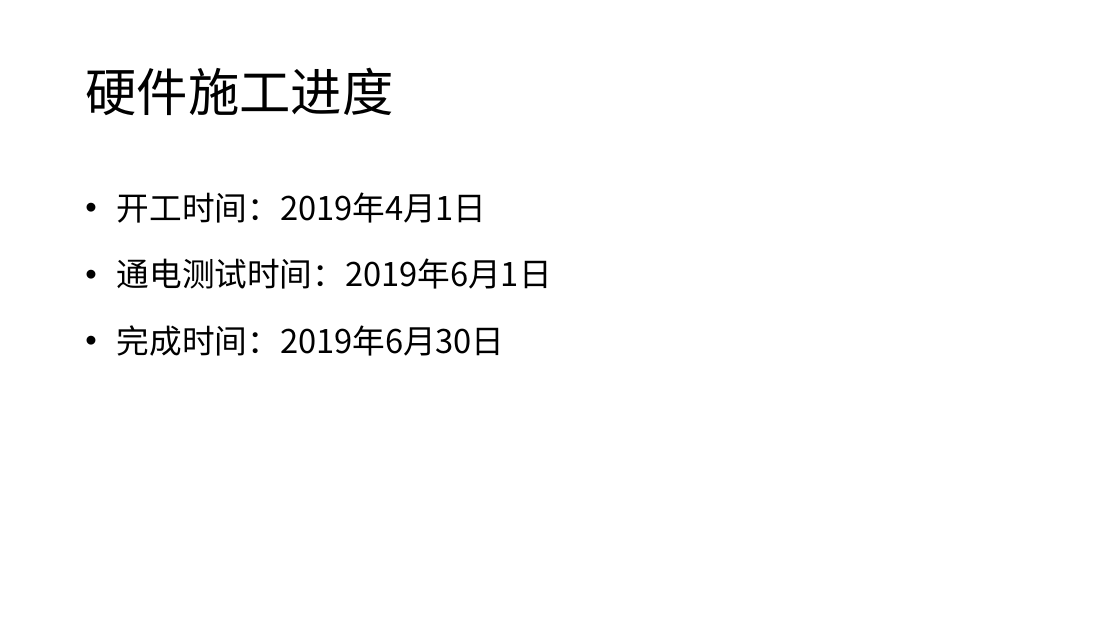
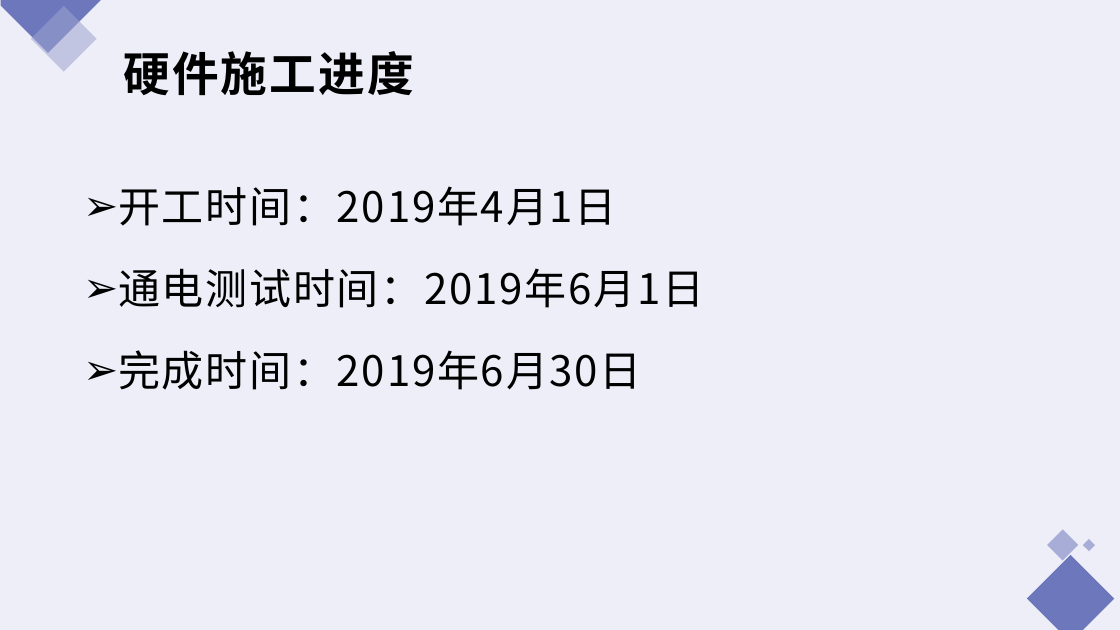
Before and after one commit to hanlibin1981/hlb, a slide deck: slide 4 of 深圳地铁智能施工管控项目总结报告.pptx (slide 3 before the commit). Drawn at 1120x630 pixels with LibreOffice and Linux fonts; fonts in the diff are those of the drawing. Boxes give left, top, right and bottom in pixels: in the first picture for what was removed or moved away, otherwise in the second. Text is boxed around its words. In the diff, an @@ line names an element or a change of style, - is before the commit and + after.

```diff
--- a/深圳地铁智能施工管控项目总结报告.pptx
+++ b/深圳地铁智能施工管控项目总结报告.pptx
@@ background #FFFFFF to #EDEEF7 @@
@@ group added at (0,0,1115,630): 3 rectangles, 2 freeform shapes @@
@@ title "硬件施工进度": place and size @@
-title "硬件施工进度" at (85,67,393,115)
+title "硬件施工进度" at (123,51,414,95)
@@ title "硬件施工进度" at (123,51,414,95): size 44 to 40 pt, font Calibri to Noto Sans CJK SC, letter spacing 0 to 2 pt, bold on; line spacing 0.9 to 1; vertical alignment middle to top @@
@@ text "开工时间：2019年4月1日" at (118,186,704,390): size 28 to 36 pt, letter spacing 0 to 1.5 pt; bullet • to ➢ @@
```
Also in this commit, not shown: 9 other slides changed, 1 slide added.
